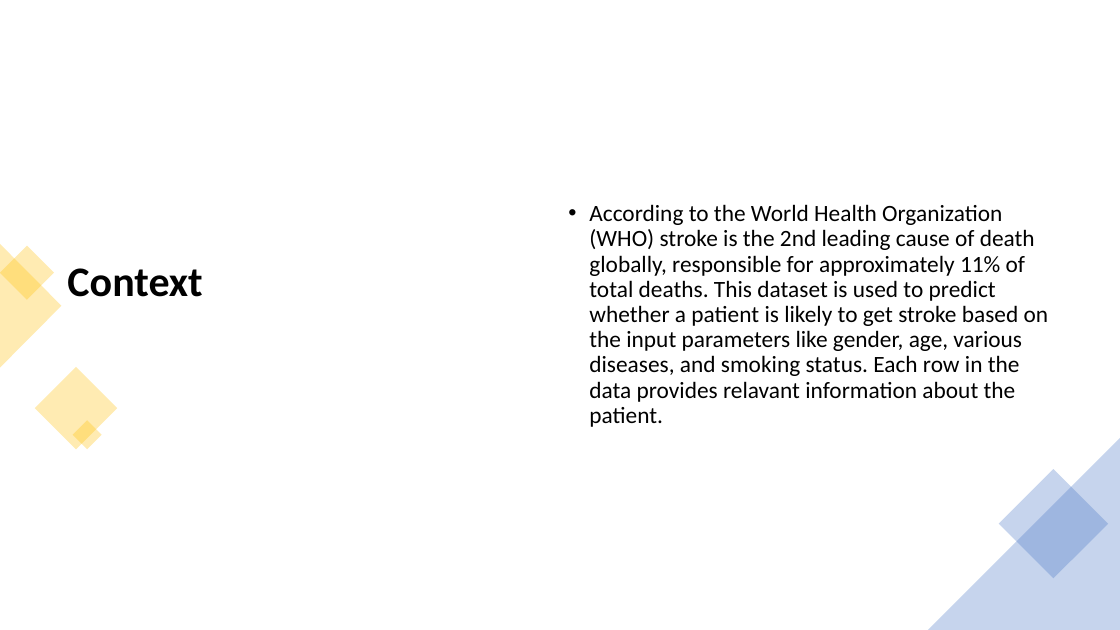
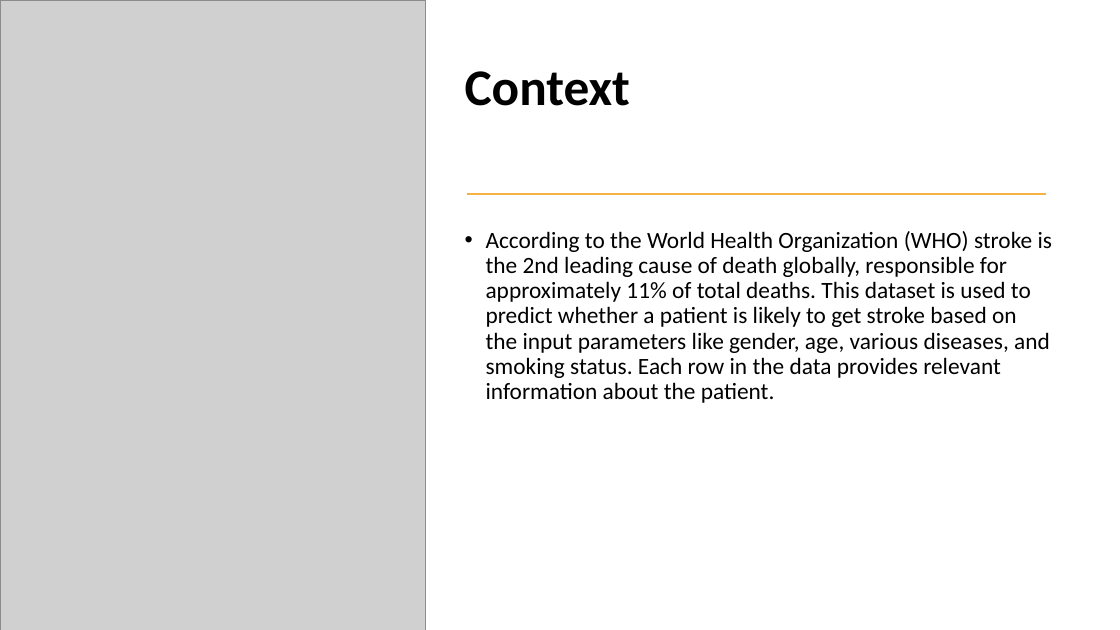
Before and after one commit to Pharmasith/Project_Stroke_Prediction_Model, a slide deck: slide 3 of StrokeSlides.pptx. Drawn at 1120x630 pixels with LibreOffice and Linux fonts; fonts in the diff are those of the drawing; grey boxes stand for pictures. Boxes give left, top, right and bottom in pixels: in the first picture for what was removed or moved away, otherwise in the second. Text is boxed around its words. In the diff, an @@ line names an element or a change of style, - is before the commit and + after.

```diff
--- a/StrokeSlides.pptx
+++ b/StrokeSlides.pptx
@@ picture added at (0, 0, 426, 630) @@
@@ title "Context": place and size @@
-title "Context" at (67, 268, 202, 297)
+title "Context" at (465, 71, 630, 106)
@@ title "Context" at (465, 71, 630, 106): size 36 to 44 pt; vertical alignment middle to bottom @@
@@ line added from (467, 194) to (1047, 194), #F5B144 1.5 pt @@
@@ text "According to the World Health ..." at (486, 231, 1052, 403): vertical alignment middle to top @@
@@ text at (486, 231, 1052, 403): text changed @@
-• According to the World Health Organization (WHO) stroke is the 2nd leading cause of death globally, responsible for approximately 11% of total deaths. This dataset is used to predict whether a patient is likely to get stroke based on the input parameters like gender, age, various diseases, and smoking status. Each row in the data provides relavant information about the patient.
+• According to the World Health Organization (WHO) stroke is the 2nd leading cause of death globally, responsible for approximately 11% of total deaths. This dataset is used to predict whether a patient is likely to get stroke based on the input parameters like gender, age, various diseases, and smoking status. Each row in the data provides relevant information about the patient.
@@ freeform shape removed at (0, 244, 61, 367) @@
@@ rectangle removed at (0, 246, 54, 300) @@
@@ rectangle removed at (35, 367, 117, 449) @@
@@ rectangle removed at (72, 420, 102, 450) @@
@@ triangle removed at (927, 437, 1120, 630) @@
@@ rectangle removed at (999, 469, 1108, 578) @@
```
Also in this commit, not shown: 4 other slides changed, 3 slides added, 3 slides removed.
